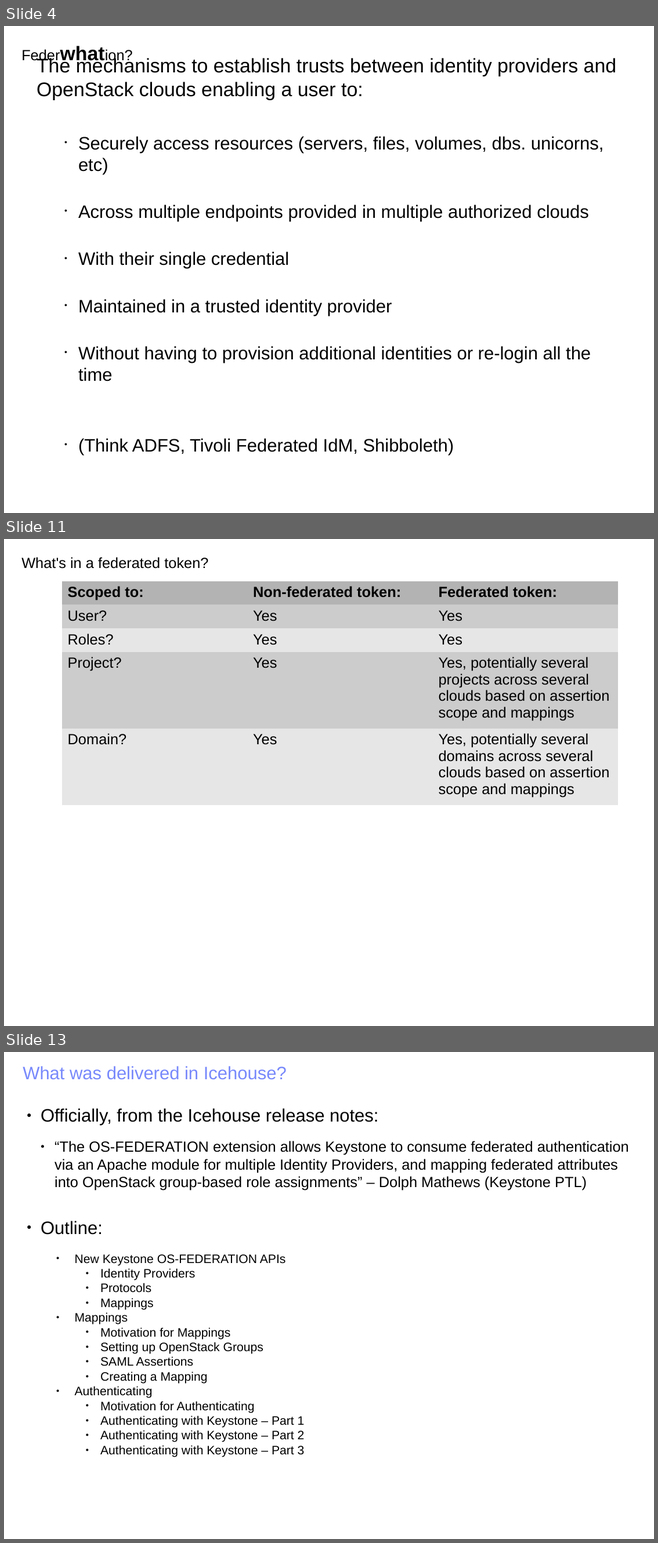
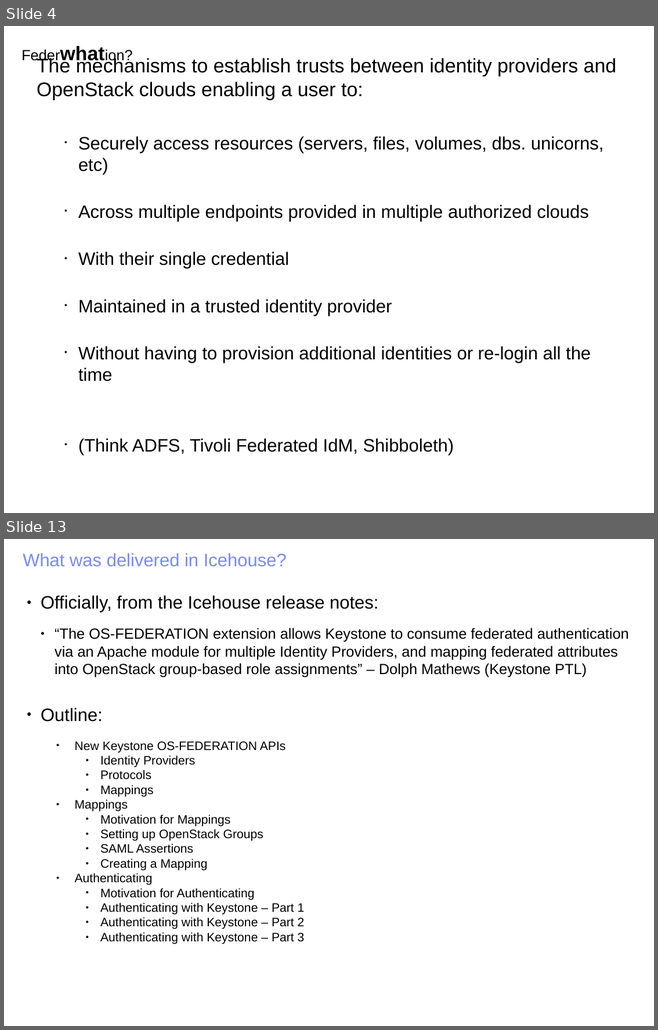
Before and after one commit to joesavak/OpenStackFederation, a slide deck: os-federation.odp. Shown one above the other, each under a label of ours: slides 4, 11 and 13 before the commit, slides 4 and 13 after it; the slides between them are not shown. The pictures are 658x1543 and 658x1030 pixels, drawn with LibreOffice and Linux fonts; fonts in the diff are those of the drawing. Boxes give left, top, right and bottom in pixels: in the first picture for what was removed or moved away, otherwise in the second. Text is boxed around its words. In the diff, an @@ line names an element or a change of style, - is before the commit and + after.

```diff
--- a/os-federation.odp
+++ b/os-federation.odp
@@ slide 11 removed at [4,539,654,1026], background #FFFFFF @@
@@ text removed at [21,557,208,569] @@
-What's in a federated token?
@@ table removed at [62,581,618,799], 5 rows, 3 columns @@
-Scoped to: | Non-federated token: | Federated token:
-User? | Yes | Yes
-Roles? | Yes | Yes
-Project? | Yes | Yes, potentially several projects across several clouds based on assertion scope and mappings
-Domain? | Yes | Yes, potentially several domains across several clouds based on assertion scope and mappings
```
Also in this commit, not shown: 6 slides changed, 2 slides added, 1 other slide removed.
